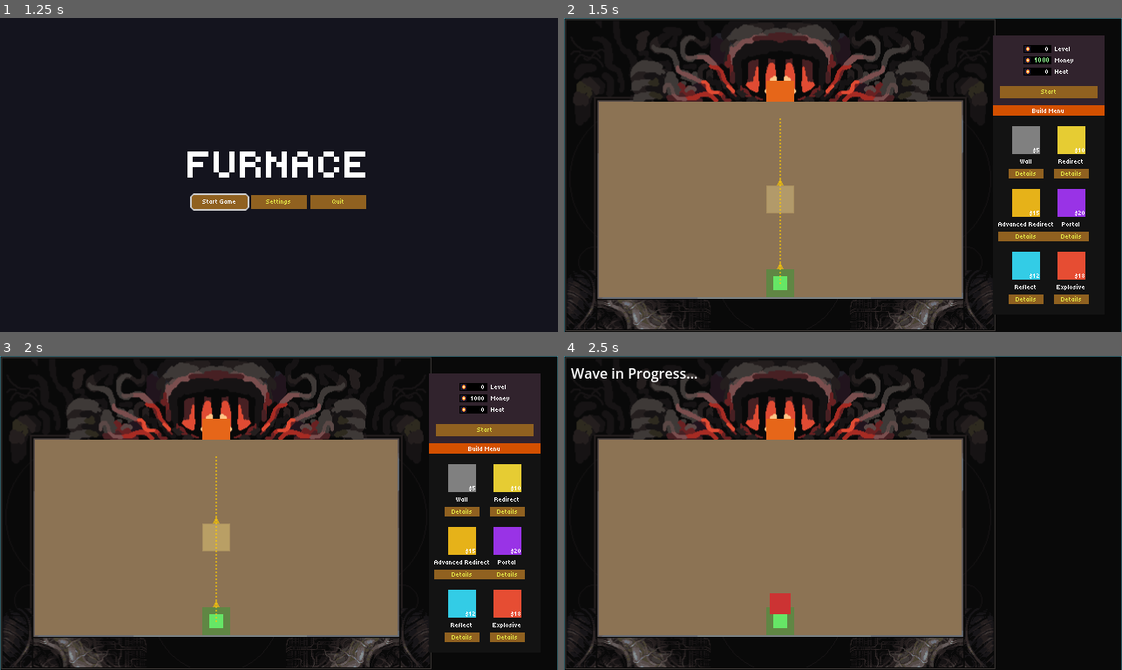
Above: before the commit, frames 1-4 (two rows, left to right).
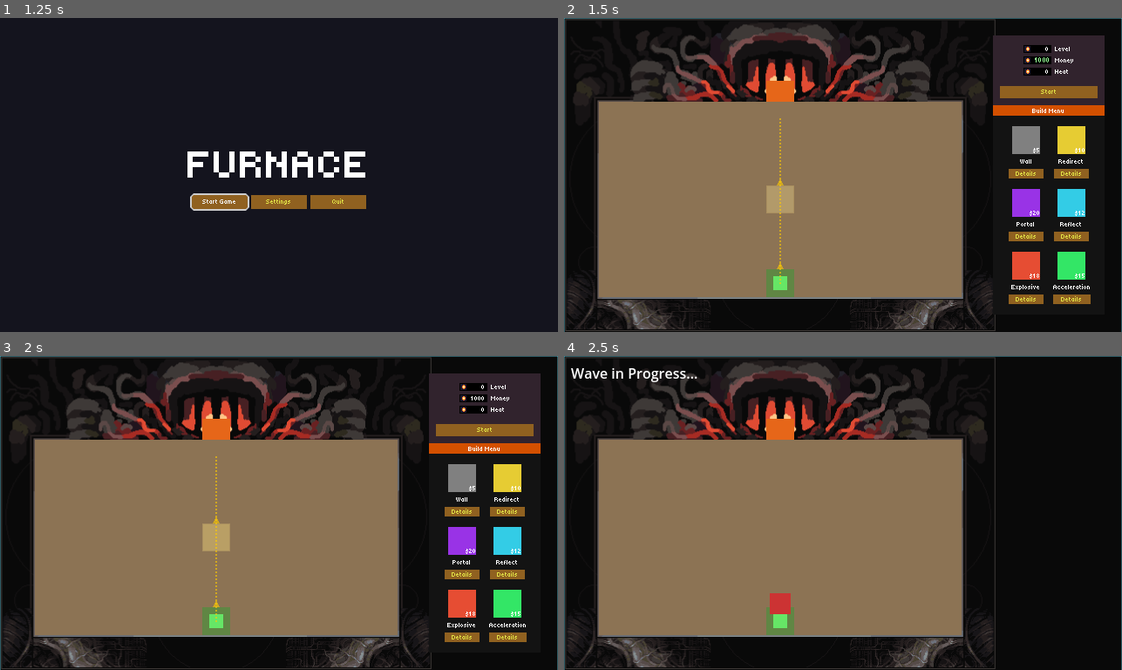
Above: after the commit, the same moments.

Repository: Arcane-Laboratory/Furnace
Game: Godot game, scene res://scenes/ui/title_screen.tscn
Same seed, same stepped clock (60 frames per second), same inputs: the game is played once before the commit and once after it. Sound files missing from this copy of the repository are replaced by a short silence.
Inputs (mouse positions are in pixels of both pictures, inside the frame that each line leads up to):
- Up to frame 1 (1.25 s): tap Enter at 0.5 s; move the mouse to (401, 159) at 0.52 s; tap P at 0.6 s; click (401, 159) at 0.67 s
- Up to frame 2 (1.5 s): click "Start Game" at 1.25 s
- Up to frame 3 (2 s): no input
- Up to frame 4 (2.5 s): click "Start" at 2 s

Frame 1 is identical in both runs. In frame 2, 2.0% of the frame differs, in the area x 77-95%, y 54-92%; in frame 3, 2.0%; in frame 4, nothing differs.

Commit message:
Add rune upgrade system, replace advanced redirect with upgradeable redirect
- Add max_level and upgrade_cost properties to BuildableItemDefinition
- Add level tracking and upgrade methods to RuneBase (current_level, can_upgrade, upgrade)
- Add dynamic upgrade button to TileTooltip that shows when rune is upgradeable
- Update redirect rune: level 1 = build phase only, level 2 = editable in active phase
- Remove separate advanced_redirect_rune (now just redirect rune at level 2)
- Update game_scene to handle upgrade requests and check is_editable_in_active_phase()

Diff:
--- a/godot/resources/buildable_items/advanced_redirect_rune_definition.tres
+++ /dev/null
@@ -1,14 +0,0 @@
-[gd_resource type="Resource" script_class="BuildableItemDefinition" load_steps=2 format=3]
-
-[ext_resource type="Script" path="res://scripts/resources/buildable_item_definition.gd" id="1"]
-
-[resource]
-script = ExtResource("1")
-item_type = "advanced_redirect"
-display_name = "Advanced Redirect"
-cost = 15
-unlocked_by_default = false
-icon_color = Color(0.9, 0.7, 0.1, 1)
-scene_path = "res://scenes/entities/runes/advanced_redirect_rune.tscn"
-has_direction = true
-default_direction = "south"
--- a/godot/resources/buildable_items/redirect_rune_definition.tres
+++ b/godot/resources/buildable_items/redirect_rune_definition.tres
@@ -12,3 +12,5 @@
 scene_path = "res://scenes/entities/runes/redirect_rune.tscn"
 has_direction = true
 default_direction = "south"
+max_level = 2
+upgrade_cost = 10
--- a/godot/scenes/entities/runes/advanced_redirect_rune.tscn
+++ /dev/null
@@ -1,22 +0,0 @@
-[gd_scene load_steps=2 format=3 uid="uid://c3advredirect_rune"]
-
-[ext_resource type="Script" uid="uid://cadvredirect_script" path="res://scripts/entities/runes/advanced_redirect_rune.gd" id="1_advredirect"]
-
-[node name="AdvancedRedirectRune" type="Node2D"]
-script = ExtResource("1_advredirect")
-
-[node name="Sprite2D" type="Sprite2D" parent="."]
-
-[node name="RuneVisual" type="ColorRect" parent="."]
-offset_left = -12.0
-offset_top = -12.0
-offset_right = 12.0
-offset_bottom = 12.0
-color = Color(0.9, 0.7, 0.1, 1)
-
-[node name="DirectionIndicator" type="ColorRect" parent="."]
-offset_left = -4.0
-offset_top = 4.0
-offset_right = 4.0
-offset_bottom = 12.0
-color = Color(0.2, 0.2, 0.2, 1)
--- a/godot/scripts/autoload/game_config.gd
+++ b/godot/scripts/autoload/game_config.gd
@@ -74,7 +74,6 @@
 	var definition_paths: Array[String] = [
 		"res://resources/buildable_items/wall_definition.tres",
 		"res://resources/buildable_items/redirect_rune_definition.tres",
-		"res://resources/buildable_items/advanced_redirect_rune_definition.tres",
 		"res://resources/buildable_items/portal_rune_definition.tres",
 		"res://resources/buildable_items/reflect_rune_definition.tres",
 		"res://resources/buildable_items/explosive_rune_definition.tres",
--- a/godot/scripts/entities/rune_base.gd
+++ b/godot/scripts/entities/rune_base.gd
@@ -8,6 +8,9 @@
 
 ## Number of uses remaining (0 = infinite)
 @export var uses_remaining: int = 0
+
+## Current level of this rune (starts at 1 when placed)
+var current_level: int = 1
 
 ## Grid position of this rune
 var grid_position: Vector2i = Vector2i.ZERO
@@ -20,6 +23,7 @@
 
 signal rune_activated(rune: RuneBase)
 signal rune_depleted(rune: RuneBase)
+signal rune_upgraded(rune: RuneBase, new_level: int)
 
 
 func _ready() -> void:
@@ -72,3 +76,45 @@
 ## Get the resource cost for this rune type
 func get_cost() -> int:
 	return GameConfig.get_rune_cost(rune_type)
+
+
+## Get the max level for this rune type
+func get_max_level() -> int:
+	var definition := GameConfig.get_item_definition(rune_type)
+	if definition:
+		return definition.max_level
+	return 1
+
+
+## Get the upgrade cost for this rune type
+func get_upgrade_cost() -> int:
+	var definition := GameConfig.get_item_definition(rune_type)
+	if definition:
+		return definition.upgrade_cost
+	return 0
+
+
+## Check if this rune can be upgraded
+func can_upgrade() -> bool:
+	return current_level < get_max_level()
+
+
+## Upgrade the rune to the next level
+func upgrade() -> bool:
+	if not can_upgrade():
+		return false
+
+	current_level += 1
+	_on_upgrade(current_level)
+	rune_upgraded.emit(self, current_level)
+	return true
+
+
+## Override in subclasses to handle level-specific behavior
+func _on_upgrade(_new_level: int) -> void:
+	pass
+
+
+## Check if this rune is editable during active phase (override in subclasses)
+func is_editable_in_active_phase() -> bool:
+	return false
--- a/godot/scripts/entities/runes/advanced_redirect_rune.gd
+++ /dev/null
@@ -1,37 +0,0 @@
-extends RedirectRune
-class_name AdvancedRedirectRune
-## Advanced Redirect Rune - like normal redirect, but direction can be changed during active phase
-
-
-## Whether this rune can be edited during active phase (always true for advanced redirect)
-var is_editable_in_active_phase: bool = true
-
-
-func _on_rune_ready() -> void:
-	rune_type = "advanced_redirect"
-	_update_direction_visual()
-
-	# Add a visual distinction from regular redirect
-	_add_advanced_indicator()
-
-
-## Add a visual marker to distinguish from regular redirect rune
-func _add_advanced_indicator() -> void:
-	# Add small corner markers to indicate "advanced"
-	var marker := ColorRect.new()
-	marker.name = "AdvancedMarker"
-	marker.offset_left = -12.0
-	marker.offset_top = -12.0
-	marker.offset_right = -8.0
-	marker.offset_bottom = -8.0
-	marker.color = Color(0.2, 0.2, 0.2, 1.0)
-	add_child(marker)
-
-	var marker2 := ColorRect.new()
-	marker2.name = "AdvancedMarker2"
-	marker2.offset_left = 8.0
-	marker2.offset_top = -12.0
-	marker2.offset_right = 12.0
-	marker2.offset_bottom = -8.0
-	marker2.color = Color(0.2, 0.2, 0.2, 1.0)
-	add_child(marker2)
--- a/godot/scripts/entities/runes/redirect_rune.gd
+++ b/godot/scripts/entities/runes/redirect_rune.gd
@@ -1,6 +1,8 @@
 extends RuneBase
 class_name RedirectRune
 ## Redirects the fireball to a fixed direction when activated
+## Level 1: Direction can only be changed during build phase
+## Level 2: Direction can be changed during active phase (like Advanced Redirect)
 
 
 enum Direction { NORTH, SOUTH, EAST, WEST }
@@ -10,10 +12,14 @@
 ## Reference to the direction indicator visual
 @onready var direction_indicator: ColorRect = $DirectionIndicator
 
+## Reference to optional level indicator
+var level_indicator: ColorRect = null
+
 
 func _on_rune_ready() -> void:
 	rune_type = "redirect"
 	_update_direction_visual()
+	_update_level_visual()
 
 
 func _on_activate(fireball: Node2D) -> void:
@@ -94,3 +100,34 @@
 			direction_indicator.offset_top = -4.0
 			direction_indicator.offset_right = -4.0
 			direction_indicator.offset_bottom = 4.0
+
+
+## Update visual indicator for current level
+func _update_level_visual() -> void:
+	# Add corner markers for level 2+ to visually distinguish
+	if current_level >= 2:
+		if not level_indicator:
+			level_indicator = ColorRect.new()
+			level_indicator.name = "LevelIndicator"
+			add_child(level_indicator)
+
+		# Small marker in corner to indicate upgraded
+		level_indicator.offset_left = -12.0
+		level_indicator.offset_top = -12.0
+		level_indicator.offset_right = -8.0
+		level_indicator.offset_bottom = -8.0
+		level_indicator.color = Color(0.2, 0.2, 0.2, 1.0)
+		level_indicator.visible = true
+	elif level_indicator:
+		level_indicator.visible = false
+
+
+## Override: Called when rune is upgraded
+func _on_upgrade(new_level: int) -> void:
+	_update_level_visual()
+	print("RedirectRune upgraded to level %d" % new_level)
+
+
+## Override: Level 2 redirect runes can be edited during active phase
+func is_editable_in_active_phase() -> bool:
+	return current_level >= 2
--- a/godot/scripts/game/game_scene.gd
+++ b/godot/scripts/game/game_scene.gd
@@ -642,7 +642,7 @@
 			_show_tile_tooltip(grid_pos)
 
 
-## Handle clicks during active phase (for advanced redirect runes only)
+## Handle clicks during active phase (for runes editable during active phase)
 func _handle_active_phase_click() -> void:
 	# Check if click is on the game board
 	var mouse_pos := get_global_mouse_position()
@@ -661,17 +661,19 @@
 	# Hide any existing tooltip first
 	_hide_tile_tooltip()
 
-	# Check if there's an advanced redirect rune at this position
+	# Check if there's a rune that's editable during active phase
 	var tile := TileManager.get_tile(grid_pos)
 	if not tile or not tile.structure:
 		return
 
-	# Check if the structure is an AdvancedRedirectRune
-	if tile.structure is AdvancedRedirectRune:
-		_show_tile_tooltip_active_phase(grid_pos, tile.structure)
-
-
-## Show tile tooltip during active phase (direction controls only, no sell button)
+	# Check if the structure is a rune that can be edited during active phase
+	if tile.structure is RuneBase:
+		var rune := tile.structure as RuneBase
+		if rune.is_editable_in_active_phase():
+			_show_tile_tooltip_active_phase(grid_pos, tile.structure)
+
+
+## Show tile tooltip during active phase (direction controls only, no sell/upgrade buttons)
 func _show_tile_tooltip_active_phase(grid_pos: Vector2i, structure: Node) -> void:
 	if not tile_tooltip:
 		return
@@ -683,14 +685,14 @@
 	)
 
 	# Position above the tile, with height for direction controls only
-	var tooltip_height := 50  # Shorter since no sell button
+	var tooltip_height := 50  # Shorter since no sell/upgrade buttons
 	var tooltip_pos := Vector2(
 		tile_screen_pos.x + GameConfig.TILE_SIZE / 2.0 - 30,
 		tile_screen_pos.y - tooltip_height
 	)
 
-	# Show tooltip with direction controls but NO sell button
-	tile_tooltip.show_for_tile(grid_pos, 0, tooltip_pos, true, structure, false)
+	# Show tooltip with direction controls but NO sell button and NO upgrade button
+	tile_tooltip.show_for_tile(grid_pos, 0, tooltip_pos, true, structure, false, false)
 
 
 ## Create the error snackbar
@@ -826,6 +828,9 @@
 	# Connect to sell request signal
 	tile_tooltip.sell_requested.connect(_on_sell_requested)
 
+	# Connect to upgrade request signal
+	tile_tooltip.upgrade_requested.connect(_on_upgrade_requested)
+
 	# Add to UILayer so it's above game board and handles input correctly
 	var ui_layer := get_node_or_null("UILayer") as CanvasLayer
 	if ui_layer:
@@ -896,6 +901,30 @@
 		return
 
 	placement_manager.try_sell_item(grid_pos)
+
+
+## Handle upgrade request from tooltip
+func _on_upgrade_requested(grid_pos: Vector2i) -> void:
+	# Get the tile and structure
+	var tile := TileManager.get_tile(grid_pos)
+	if not tile or not tile.structure:
+		return
+
+	# Check if structure is a rune that can be upgraded
+	if tile.structure is RuneBase:
+		var rune := tile.structure as RuneBase
+		if rune.can_upgrade():
+			var upgrade_cost := rune.get_upgrade_cost()
+
+			# Check if player has enough resources
+			if GameManager.resources < upgrade_cost:
+				_show_error_snackbar("Not enough money!")
+				return
+
+			# Spend resources and upgrade
+			if GameManager.spend_resources(upgrade_cost):
+				rune.upgrade()
+				print("GameScene: Upgraded rune at %s to level %d" % [grid_pos, rune.current_level])
 
 
 ## Handle placement failed signal
--- a/godot/scripts/resources/buildable_item_definition.gd
+++ b/godot/scripts/resources/buildable_item_definition.gd
@@ -15,6 +15,8 @@
 @export var default_direction: String = "south"  # Default direction: "north", "south", "east", "west"
 @export var requires_paired_placement: bool = false  # Whether this item requires a second placement (e.g., portal entrance/exit)
 @export var paired_scene_path: String = ""  # Path to the paired scene (e.g., portal exit scene)
+@export var max_level: int = 1  # Maximum level for this item (1 = no upgrades)
+@export var upgrade_cost: int = 0  # Cost to upgrade to next level
 
 
 func _init(
@@ -28,7 +30,9 @@
 	p_has_direction: bool = false,
 	p_default_direction: String = "south",
 	p_requires_paired_placement: bool = false,
-	p_paired_scene_path: String = ""
+	p_paired_scene_path: String = "",
+	p_max_level: int = 1,
+	p_upgrade_cost: int = 0
 ) -> void:
 	item_type = p_item_type
 	display_name = p_display_name
@@ -41,3 +45,5 @@
 	default_direction = p_default_direction
 	requires_paired_placement = p_requires_paired_placement
 	paired_scene_path = p_paired_scene_path
+	max_level = p_max_level
+	upgrade_cost = p_upgrade_cost
--- a/godot/scripts/ui/tile_tooltip.gd
+++ b/godot/scripts/ui/tile_tooltip.gd
@@ -9,6 +9,9 @@
 ## Emitted when direction is changed, with the grid position and new direction
 signal direction_changed(grid_pos: Vector2i, direction: String)
 
+## Emitted when upgrade button is pressed
+signal upgrade_requested(grid_pos: Vector2i)
+
 
 ## The grid position this tooltip is showing for
 var current_grid_pos: Vector2i = Vector2i(-1, -1)
@@ -18,6 +21,9 @@
 
 ## Reference to sell button
 @onready var sell_button: Button = %SellButton
+
+## Reference to upgrade button (created dynamically if needed)
+var upgrade_button: Button = null
 
 ## Reference to direction controls container
 @onready var direction_container: VBoxContainer = %DirectionContainer
@@ -38,6 +44,9 @@
 	if sell_button:
 		sell_button.pressed.connect(_on_sell_button_pressed)
 
+	# Create upgrade button (insert after sell button)
+	_create_upgrade_button()
+
 	# Connect direction buttons
 	if up_button:
 		up_button.pressed.connect(_on_direction_pressed.bind("north"))
@@ -49,9 +58,30 @@
 		right_button.pressed.connect(_on_direction_pressed.bind("east"))
 
 
+## Create the upgrade button dynamically
+func _create_upgrade_button() -> void:
+	if upgrade_button:
+		return
+
+	upgrade_button = Button.new()
+	upgrade_button.name = "UpgradeButton"
+	upgrade_button.custom_minimum_size = Vector2(60, 14)
+	upgrade_button.text = "Upgrade 0"
+	upgrade_button.visible = false
+	upgrade_button.pressed.connect(_on_upgrade_button_pressed)
+
+	# Insert after sell button in the same container
+	if sell_button and sell_button.get_parent():
+		var parent := sell_button.get_parent()
+		var sell_index := sell_button.get_index()
+		parent.add_child(upgrade_button)
+		parent.move_child(upgrade_button, sell_index + 1)
+
+
 ## Show the tooltip for a specific tile
 ## show_sell: Whether to show the sell button (set to false during active phase)
-func show_for_tile(grid_pos: Vector2i, refund_amount: int, screen_pos: Vector2, has_direction: bool = false, structure: Node = null, show_sell: bool = true) -> void:
+## show_upgrade: Whether to show the upgrade button (set to false during active phase)
+func show_for_tile(grid_pos: Vector2i, refund_amount: int, screen_pos: Vector2, has_direction: bool = false, structure: Node = null, show_sell: bool = true, show_upgrade: bool = true) -> void:
 	current_grid_pos = grid_pos
 	current_structure = structure
 
@@ -60,6 +90,9 @@
 		sell_button.text = "Sell %d" % refund_amount
 		sell_button.visible = show_sell
 
+	# Update upgrade button visibility and text
+	_update_upgrade_button(structure, show_upgrade)
+
 	# Show/hide direction controls based on item type
 	if direction_container:
 		direction_container.visible = has_direction
@@ -67,6 +100,26 @@
 	# Position the tooltip (caller provides screen position)
 	position = screen_pos
 	visible = true
+
+
+## Update upgrade button based on structure's upgrade capability
+func _update_upgrade_button(structure: Node, show_upgrade: bool) -> void:
+	if not upgrade_button:
+		return
+
+	# Hide by default
+	upgrade_button.visible = false
+
+	if not show_upgrade or not structure:
+		return
+
+	# Check if structure is a rune that can be upgraded
+	if structure is RuneBase:
+		var rune := structure as RuneBase
+		if rune.can_upgrade():
+			var upgrade_cost := rune.get_upgrade_cost()
+			upgrade_button.text = "Upgrade %d" % upgrade_cost
+			upgrade_button.visible = true
 
 
 ## Hide the tooltip
@@ -109,3 +162,14 @@
 
 	# Emit signal for any other listeners
 	direction_changed.emit(current_grid_pos, direction)
+
+
+## Handle upgrade button press
+func _on_upgrade_button_pressed() -> void:
+	if current_grid_pos == Vector2i(-1, -1):
+		return
+
+	upgrade_requested.emit(current_grid_pos)
+
+	# Update the upgrade button after upgrade (it may no longer be upgradable)
+	_update_upgrade_button(current_structure, true)
